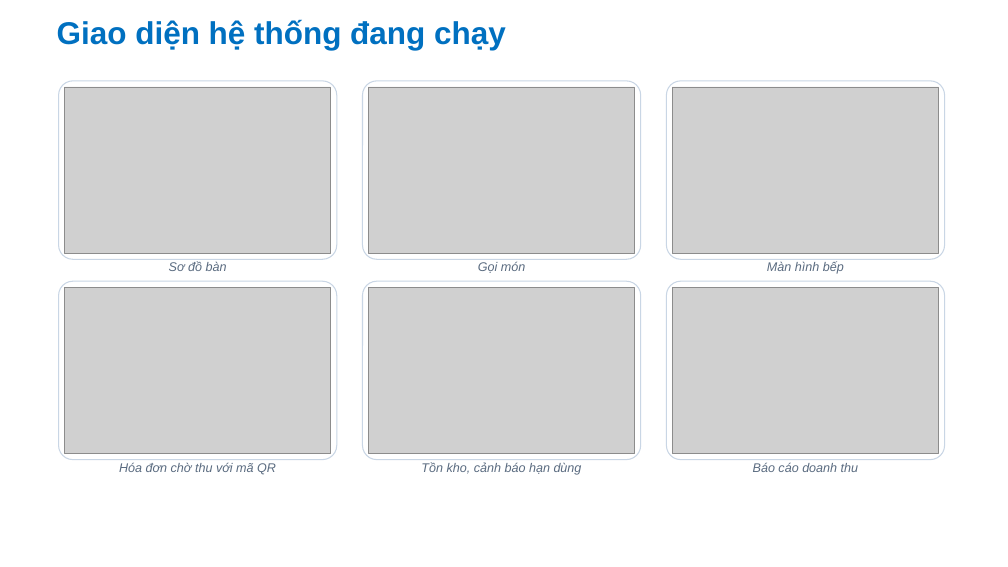
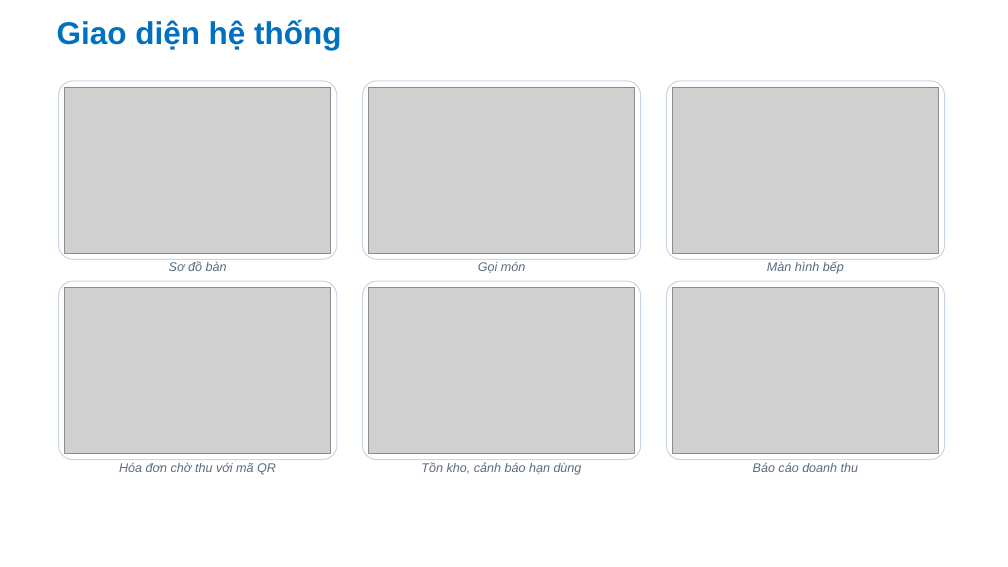
Before and after one commit to Anpham120/restaurant-management-system, a slide deck: slide 4 of docs/bao-cao-ltnc/Slide_LapTrinhNangCao_AtlasRestaurant.pptx (slide 9 before the commit). Drawn at 1008x567 pixels with LibreOffice and Linux fonts; fonts in the diff are those of the drawing; grey boxes stand for pictures; background and template pictures are left out. Boxes give left, top, right and bottom in pixels: in the first picture for what was removed or moved away, otherwise in the second. Text is boxed around its words. In the diff, an @@ line names an element or a change of style, - is before the commit and + after.

```diff
--- a/docs/bao-cao-ltnc/Slide_LapTrinhNangCao_AtlasRestaurant.pptx
+++ b/docs/bao-cao-ltnc/Slide_LapTrinhNangCao_AtlasRestaurant.pptx
@@ title at (57,19,341,50): text changed @@
-Giao diện hệ thống đang chạy
+Giao diện hệ thống
```
Also in this commit, not shown: 4 other slides changed, 2 slides added, 4 slides removed, 1 other file.
